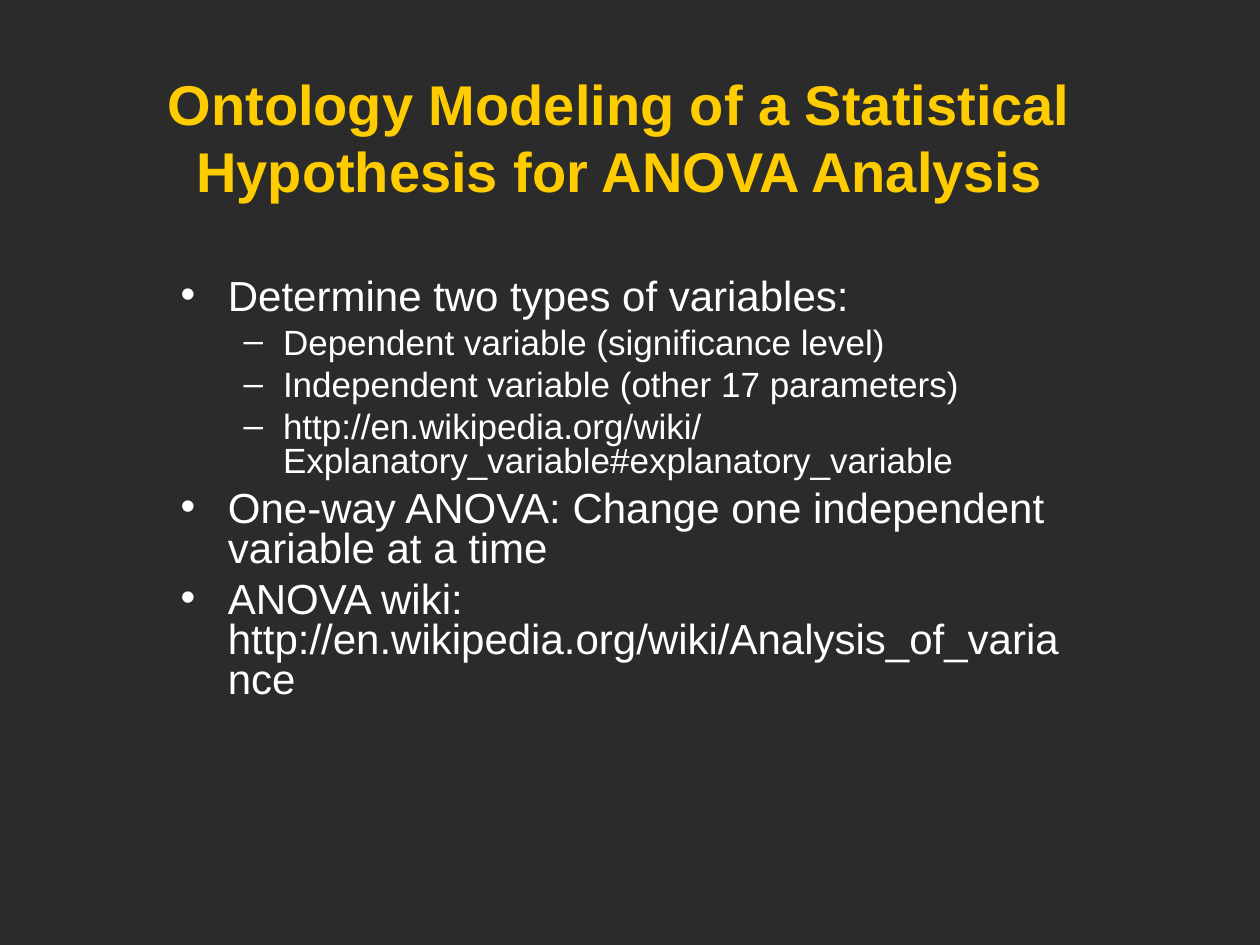
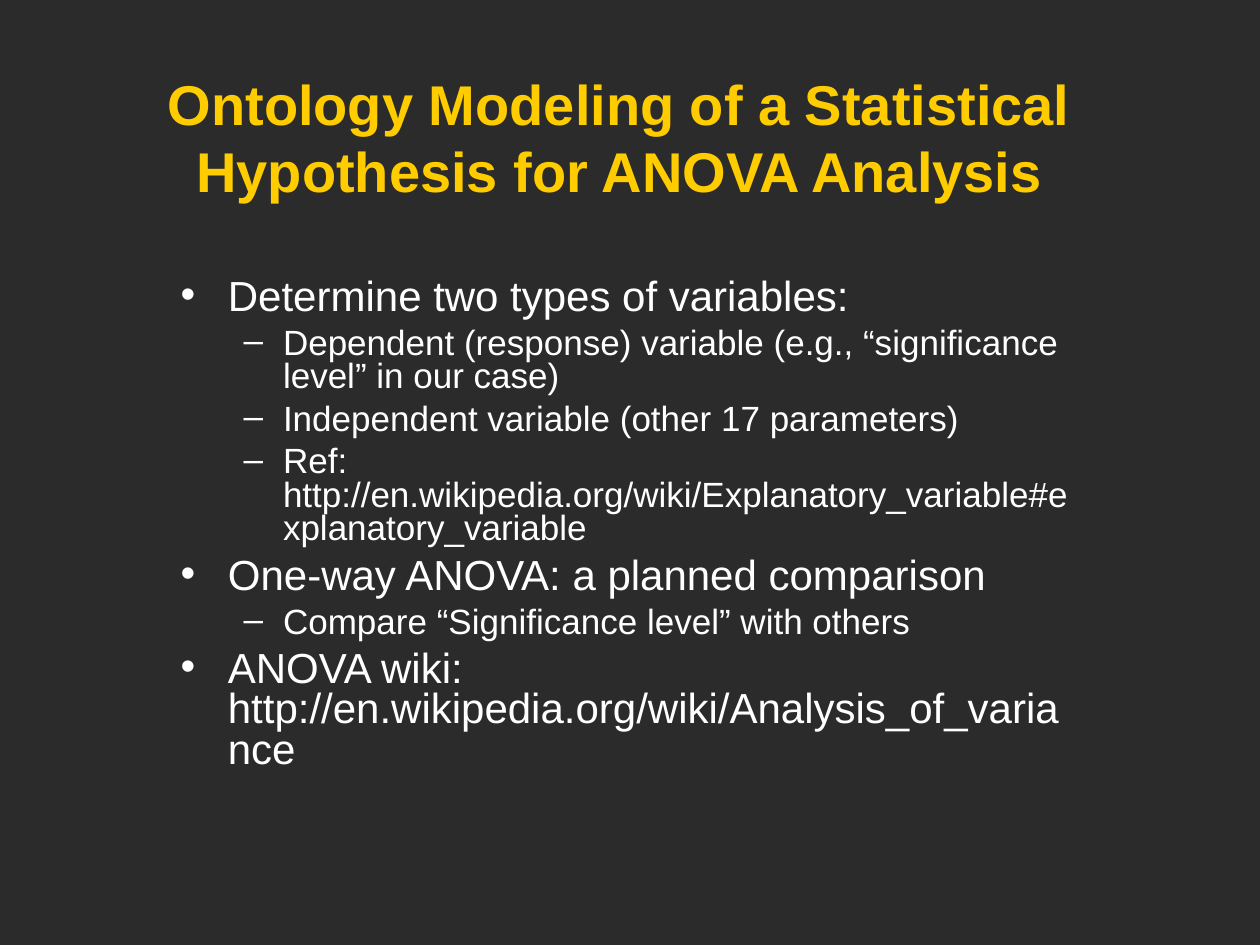
Before and after one commit to obi-ontology/obi-legacy-svn, a slide deck: slide 14 of trunk/docs/developer/use cases/Vaccine_usercase_Vancouver2010.ppt. Drawn at 1260x945 pixels with LibreOffice and Linux fonts; fonts in the diff are those of the drawing; background and template pictures are left out; a plain dark background stands for a picture behind light text. Boxes give left, top, right and bottom in pixels: in the first picture for what was removed or moved away, otherwise in the second. Text is boxed around its words. In the diff, an @@ line names an element or a change of style, - is before the commit and + after.

Commit message:
More updates on statistical analysis details. --Oliver

```diff
--- a/trunk/docs/developer/use cases/Vaccine_usercase_Vancouver2010.ppt
+++ b/trunk/docs/developer/use cases/Vaccine_usercase_Vancouver2010.ppt
@@ text at (283, 329, 1058, 395): text changed @@
-  – Dependent variable (significance level)
+  – Dependent (response) variable (e.g., “significance level” in our case)
@@ text at (228, 447, 1067, 640): text changed @@
-  – http://en.wikipedia.org/wiki/Explanatory_variable#explanatory_variable
-• One-way ANOVA: Change one independent variable at a time
+  – Ref: http://en.wikipedia.org/wiki/Explanatory_variable#explanatory_variable
+• One-way ANOVA: a planned comparison
+  – Compare “Significance level” with others
```
Also in this commit, not shown: 1 slide added.
